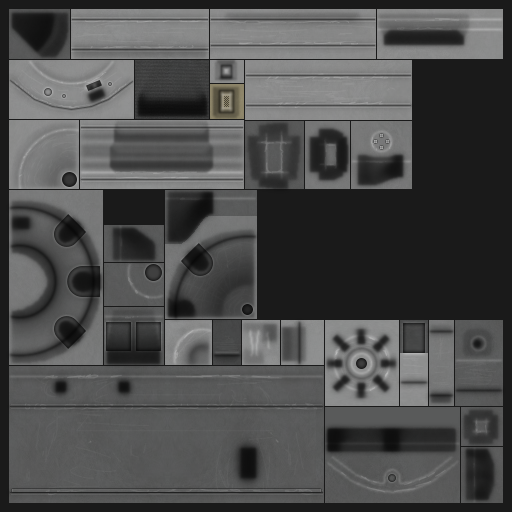
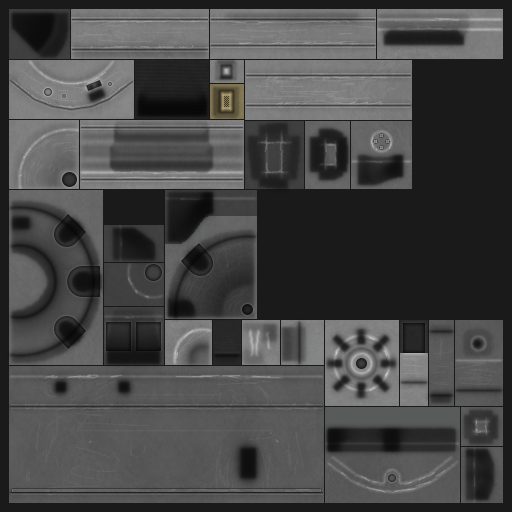
The second 512 × 512 image is a revision of the first. Changes to its layers:
"high 2": blend normal → overlay, painted on it, unmasked it over 18, 17, 488, 493
"high 1": blend normal → overlay, painted on it, unmasked it over 9, 16, 503, 503
"b" (1st of 4, in "ports"): blend pass through → overlay over 9, 17, 412, 495
painted on "b higher", unmasked it over 14, 18, 389, 495
painted on "b high", unmasked it over 9, 17, 412, 495
"b grime 2": blend normal → overlay, painted on it, unmasked it over 17, 20, 500, 493
"wear": opacity 20% → 7%, blend normal → overlay, moved it out of group "ports", painted on it over 9, 9, 503, 503
painted on "b" (4th of 4) over 9, 320, 503, 503
